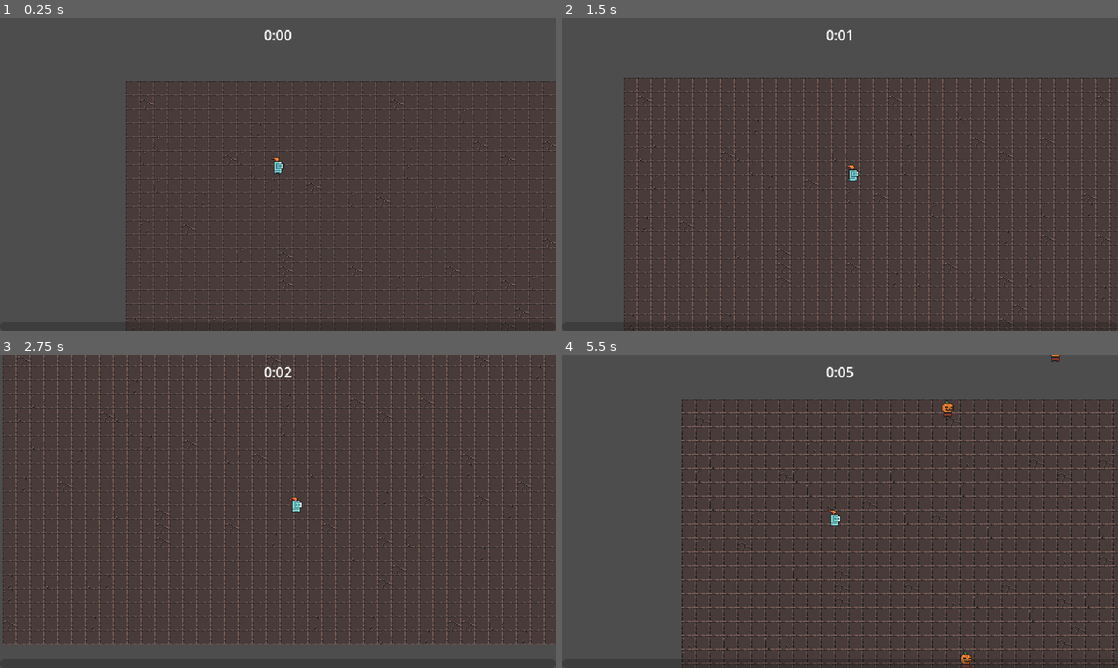
Above: before the commit, frames 1-4 (two rows, left to right).
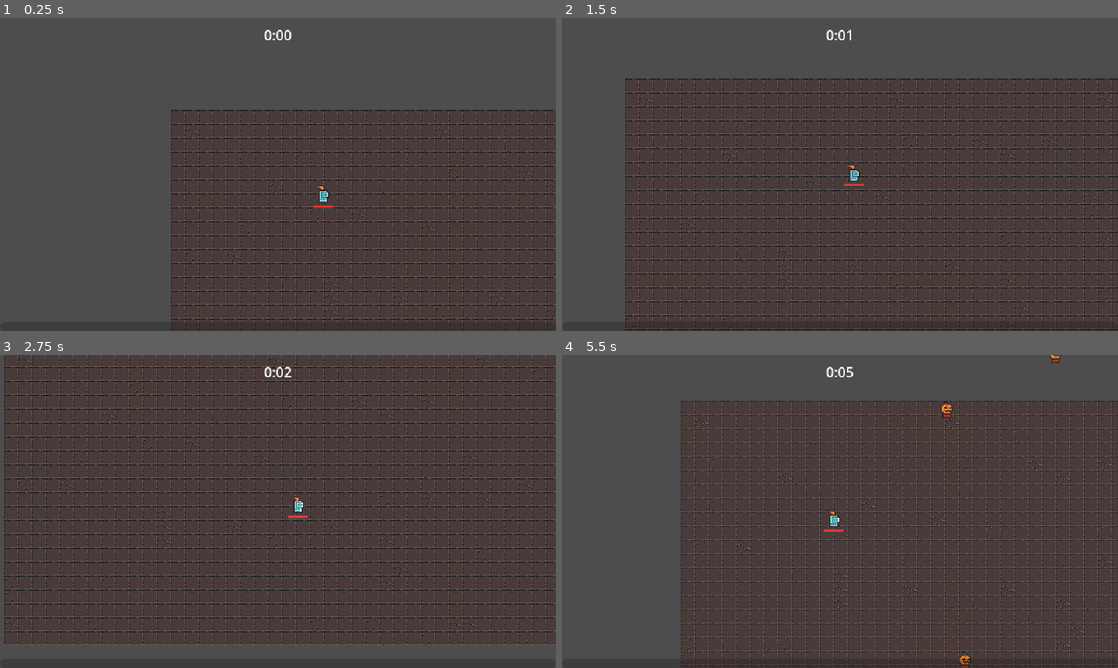
Above: after the commit, the same moments.

Repository: cqbMatroskin/2D-Top-Down
Game: Godot game, scene res://scene/level/level.tscn
Two runs of this game, one before a commit and one after it. Both use one fixed random seed, a clock stepped at 60 frames per second and the inputs below.
Inputs (mouse positions are in pixels of both pictures, inside the frame that each line leads up to):
- Up to frame 1 (0.25 s): no input
- Up to frame 2 (1.5 s): move the mouse to (962, 158) at 0.52 s; press the mouse at (962, 158) at 0.53 s; hold D (move_right) 0.53-1.28 s; move the mouse to (728, 190) at 1.27 s; release the mouse at (728, 190) at 1.28 s; hold S (move_down) from 1.28 s (still down); click (728, 190) at 1.35 s
- Up to frame 3 (2.75 s): move the mouse to (333, 442) at 2.02 s; release S (move_down) at 2.03 s; press the mouse at (333, 442) at 2.03 s; hold D (move_right) from 2.03 s (still down)
- Up to frame 4 (5.5 s): move the mouse to (812, 574) at 2.77 s; release D (move_right) at 2.78 s; release the mouse at (812, 574) at 2.78 s; hold W (move_up) 2.78-3.53 s; click (812, 574) at 2.85 s; move the mouse to (1006, 558) at 3.52 s; press the mouse at (1006, 558) at 3.53 s; hold A (move_left) 3.53-5.03 s; move the mouse to (673, 464) at 4.27 s; release the mouse at (673, 464) at 4.28 s; click (673, 464) at 4.35 s; move the mouse to (867, 511) at 5.02 s; press the mouse at (867, 511) at 5.03 s; hold S (move_down) from 5.03 s (still down)

The runs differ from the first frame. In frame 1, 15% of the frame differs, in the area x 22-100%, y 20-100%; in frame 2, 21%; in frame 3, 26%, in the area x 0-100%, y 0-93%; in frame 4, 20%.

Commit message:
Добавлено получение урона и шкала здоровья

Diff:
--- a/project.godot
+++ b/project.godot
@@ -69,6 +69,7 @@
 2d_physics/layer_2="player"
 2d_physics/layer_3="enemy"
 2d_physics/layer_4="pickup"
+2d_physics/layer_5="enemy_hitbox"
 
 [rendering]
 
--- a/scene/abilities/attack_ability/attack_controller.gd
+++ b/scene/abilities/attack_ability/attack_controller.gd
@@ -55,4 +55,3 @@
 	timer.wait_time = max(0.1, default_attack_speed * (1 - upgrade_percent))
 	# Таймер не перезапустится сам, его нужно запускать вручную, чтобы изменения вступили в силу
 	timer.start()
-	print(timer.wait_time)
--- a/scene/components/health_component.gd
+++ b/scene/components/health_component.gd
@@ -3,9 +3,10 @@
 class_name HealthComponent
 
 signal died
+signal health_changed
 
-@export var max_health: int = 10
-var current_health: int
+@export var max_health: float = 10
+var current_health: float
 
 func _ready() -> void:
 	current_health = max_health
@@ -13,9 +14,12 @@
 func take_damage(dmg: int) -> void:
 	# При получении урона здоровье не опустится ниже нуля
 	current_health = max(current_health - dmg, 0)
+	health_changed.emit()
 	Callable(check_death).call_deferred()
+
+func get_health_value() -> float:
+	return current_health / max_health
 
 func check_death() -> void:
 	if current_health == 0:
 		died.emit()
-		owner.queue_free()
--- a/scene/game_objects/player/player.gd
+++ b/scene/game_objects/player/player.gd
@@ -1,8 +1,17 @@
 extends CharacterBody2D
+
+@onready var health_component: HealthComponent = $HealthComponent
+@onready var grace_period: Timer = $GracePeriod
+@onready var progress_bar: ProgressBar = $ProgressBar
 
 const MAX_SPEED: int = 125
 const ACCELERATION: float = 0.1
+var enemies_colliding: int = 0
 
+func _ready() -> void:
+	health_component.died.connect(on_died)
+	health_component.health_changed.connect(on_health_changed)
+	health_update()
 
 # Called every frame. 'delta' is the elapsed time since the previous frame.
 func _process(delta: float) -> void:
@@ -16,3 +25,31 @@
 	var movement_x: float = Input.get_action_strength("move_right") - Input.get_action_strength("move_left")
 	var movement_y: float = Input.get_action_strength("move_down") - Input.get_action_strength("move_up")
 	return Vector2(movement_x, movement_y)
+
+func health_update() -> void:
+	progress_bar.value = health_component.get_health_value()
+
+
+func check_if_damaged() -> void:
+	if enemies_colliding == 0 || !grace_period.is_stopped():
+		return
+	health_component.take_damage(1)
+	grace_period.start()
+	print(health_component.current_health)
+
+func on_died() -> void:
+	queue_free()
+
+func on_health_changed() -> void:
+	health_update()
+
+func _on_player_hurt_box_area_entered(area: Area2D) -> void:
+	enemies_colliding += 1
+	check_if_damaged()
+
+func _on_player_hurt_box_area_exited(area: Area2D) -> void:
+	enemies_colliding -= 1
+
+
+func _on_grace_period_timeout() -> void:
+	check_if_damaged()
--- a/scene/game_objects/player/player.tscn
+++ b/scene/game_objects/player/player.tscn
@@ -4,6 +4,7 @@
 [ext_resource type="Script" uid="uid://dewjye7reccep" path="res://scene/game_objects/player/player.gd" id="1_41w3l"]
 [ext_resource type="Texture2D" uid="uid://c71guvpfpo8g2" path="res://scene/game_objects/player/Art/knight_m_idle_anim_f0.png" id="2_41w3l"]
 [ext_resource type="PackedScene" uid="uid://c6y5icbmysora" path="res://scene/abilities/attack_ability/attack_controller.tscn" id="2_co0lx"]
+[ext_resource type="PackedScene" uid="uid://dgdjpfevf6i1" path="res://scene/components/health_component.tscn" id="3_bjes5"]
 [ext_resource type="Texture2D" uid="uid://ducgim7vevaoa" path="res://scene/game_objects/player/Art/knight_m_idle_anim_f1.png" id="3_co0lx"]
 [ext_resource type="Texture2D" uid="uid://cb78c6a3dly21" path="res://scene/game_objects/player/Art/knight_m_idle_anim_f2.png" id="4_kidpo"]
 [ext_resource type="Texture2D" uid="uid://b2k4efjob3lnf" path="res://scene/game_objects/player/Art/knight_m_idle_anim_f3.png" id="5_rvfjl"]
@@ -11,6 +12,17 @@
 [ext_resource type="Texture2D" uid="uid://ce2ihdpe7e1dn" path="res://scene/game_objects/player/Art/knight_m_run_anim_f1.png" id="7_sqcmh"]
 [ext_resource type="Texture2D" uid="uid://dnl374owqrw8l" path="res://scene/game_objects/player/Art/knight_m_run_anim_f2.png" id="8_d52sb"]
 [ext_resource type="Texture2D" uid="uid://n35iw3gsgl3h" path="res://scene/game_objects/player/Art/knight_m_run_anim_f3.png" id="9_38fwo"]
+
+[sub_resource type="StyleBoxFlat" id="StyleBoxFlat_bjes5"]
+bg_color = Color(0.2901961, 0.2901961, 0.2901961, 1)
+
+[sub_resource type="StyleBoxFlat" id="StyleBoxFlat_fpv3a"]
+bg_color = Color(0.99999994, 0.20915332, 0.18978754, 1)
+border_width_left = 1
+border_width_top = 1
+border_width_right = 1
+border_width_bottom = 1
+border_color = Color(0.288518, 0.288518, 0.2885178, 1)
 
 [sub_resource type="CircleShape2D" id="CircleShape2D_heqc5"]
 radius = 28.0
@@ -63,6 +75,10 @@
 [sub_resource type="CircleShape2D" id="CircleShape2D_v67md"]
 radius = 5.0
 
+[sub_resource type="CapsuleShape2D" id="CapsuleShape2D_fpv3a"]
+radius = 6.0
+height = 16.0
+
 [node name="Player" type="CharacterBody2D" unique_id=629358559 groups=["player"]]
 collision_layer = 0
 script = ExtResource("1_41w3l")
@@ -71,11 +87,30 @@
 
 [node name="AttackController" parent="AbilityManager" unique_id=20459518 instance=ExtResource("2_co0lx")]
 
-[node name="Area2D" type="Area2D" parent="." unique_id=1454674782]
+[node name="HealthComponent" parent="." unique_id=1005102060 instance=ExtResource("3_bjes5")]
+
+[node name="GracePeriod" type="Timer" parent="." unique_id=719088218]
+one_shot = true
+
+[node name="ProgressBar" type="ProgressBar" parent="." unique_id=732673766]
+custom_minimum_size = Vector2(24, 4)
+offset_left = -12.0
+offset_top = 2.0
+offset_right = 12.0
+offset_bottom = 6.0
+pivot_offset = Vector2(12, 2)
+theme_override_styles/background = SubResource("StyleBoxFlat_bjes5")
+theme_override_styles/fill = SubResource("StyleBoxFlat_fpv3a")
+max_value = 1.0
+value = 1.0
+show_percentage = false
+
+[node name="PickUpArea" type="Area2D" parent="." unique_id=1454674782]
+visible = false
 collision_layer = 8
 collision_mask = 0
 
-[node name="CollisionShape2D" type="CollisionShape2D" parent="Area2D" unique_id=1072979220]
+[node name="CollisionShape2D" type="CollisionShape2D" parent="PickUpArea" unique_id=1072979220]
 position = Vector2(0, -8)
 shape = SubResource("CircleShape2D_heqc5")
 
@@ -89,5 +124,14 @@
 position = Vector2(0, -5)
 shape = SubResource("CircleShape2D_v67md")
 
-[node name="Camera2D" type="Camera2D" parent="." unique_id=1568618917]
-position_smoothing_enabled = true
+[node name="PlayerHurtBox" type="Area2D" parent="." unique_id=1008930867]
+collision_layer = 0
+collision_mask = 16
+
+[node name="CollisionShape2D" type="CollisionShape2D" parent="PlayerHurtBox" unique_id=1297716962]
+position = Vector2(0, -8)
+shape = SubResource("CapsuleShape2D_fpv3a")
+
+[connection signal="timeout" from="GracePeriod" to="." method="_on_grace_period_timeout"]
+[connection signal="area_entered" from="PlayerHurtBox" to="." method="_on_player_hurt_box_area_entered"]
+[connection signal="area_exited" from="PlayerHurtBox" to="." method="_on_player_hurt_box_area_exited"]
--- a/scene/game_objects/pumpkin_dude/pumpkin_dude.gd
+++ b/scene/game_objects/pumpkin_dude/pumpkin_dude.gd
@@ -2,6 +2,9 @@
 
 const MAX_SPEED = 80
 @onready var health_component: HealthComponent = $HealthComponent
+
+func _ready() -> void:
+	health_component.died.connect(on_died)
 
 # Called every frame. 'delta' is the elapsed time since the previous frame.
 func _process(delta: float) -> void:
@@ -14,3 +17,6 @@
 	if player == null:
 		return Vector2.ZERO
 	return (player.global_position - self.global_position).normalized()
+
+func on_died() -> void:
+	queue_free()
--- a/scene/game_objects/pumpkin_dude/pumpkin_dude.tscn
+++ b/scene/game_objects/pumpkin_dude/pumpkin_dude.tscn
@@ -56,6 +56,10 @@
 [sub_resource type="CircleShape2D" id="CircleShape2D_3v3ac"]
 radius = 8.0
 
+[sub_resource type="CapsuleShape2D" id="CapsuleShape2D_jmnkd"]
+radius = 7.0
+height = 16.0
+
 [node name="PumpkinDude" type="CharacterBody2D" unique_id=2139793373 groups=["enemy"]]
 collision_layer = 4
 collision_mask = 5
@@ -83,3 +87,11 @@
 [node name="CollisionShape2D" type="CollisionShape2D" parent="." unique_id=604906771]
 position = Vector2(0, -9)
 shape = SubResource("CircleShape2D_3v3ac")
+
+[node name="EnemyHitBox" type="Area2D" parent="." unique_id=71506589]
+collision_layer = 16
+collision_mask = 0
+
+[node name="CollisionShape2D" type="CollisionShape2D" parent="EnemyHitBox" unique_id=1534137211]
+position = Vector2(0, -9)
+shape = SubResource("CapsuleShape2D_jmnkd")
--- /dev/null
+++ b/scene/level/camera_2d.gd
@@ -0,0 +1,8 @@
+extends Camera2D
+
+@onready var player: CharacterBody2D = %Player as Node2D
+
+func _process(delta: float) -> void:
+	if player == null:
+		return
+	global_position = player.global_position
--- a/scene/level/level.tscn
+++ b/scene/level/level.tscn
@@ -8,6 +8,7 @@
 [ext_resource type="PackedScene" uid="uid://bcunspejdbv4o" path="res://scene/manager/spawner/enemy_spawner.tscn" id="3_plauu"]
 [ext_resource type="PackedScene" uid="uid://dp2b8a1lp64fe" path="res://scene/manager/upgrade_manager.tscn" id="4_xfrsa"]
 [ext_resource type="PackedScene" uid="uid://66wn1xmlpt1k" path="res://scene/ui/exp_bar.tscn" id="5_n6afj"]
+[ext_resource type="Script" uid="uid://ci44ocyi37sfp" path="res://scene/level/camera_2d.gd" id="9_yrl12"]
 
 [node name="Level" type="Node" unique_id=1367463640 groups=["level"]]
 
@@ -36,6 +37,11 @@
 y_sort_enabled = true
 
 [node name="Player" parent="Back" unique_id=767070714 instance=ExtResource("2_aiioc")]
+unique_name_in_owner = true
 position = Vector2(176, 110)
 
 [node name="Front" type="Node2D" parent="." unique_id=1321167093 groups=["front_layer"]]
+
+[node name="Camera2D" type="Camera2D" parent="." unique_id=696487214]
+position_smoothing_enabled = true
+script = ExtResource("9_yrl12")
Not shown, added: scene/level/camera_2d.gd.uid
